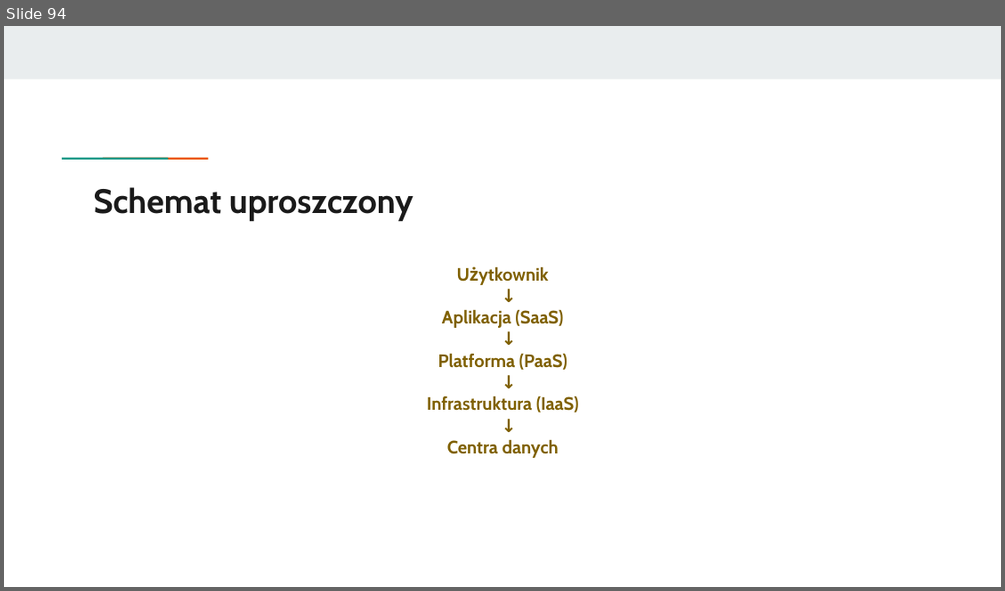
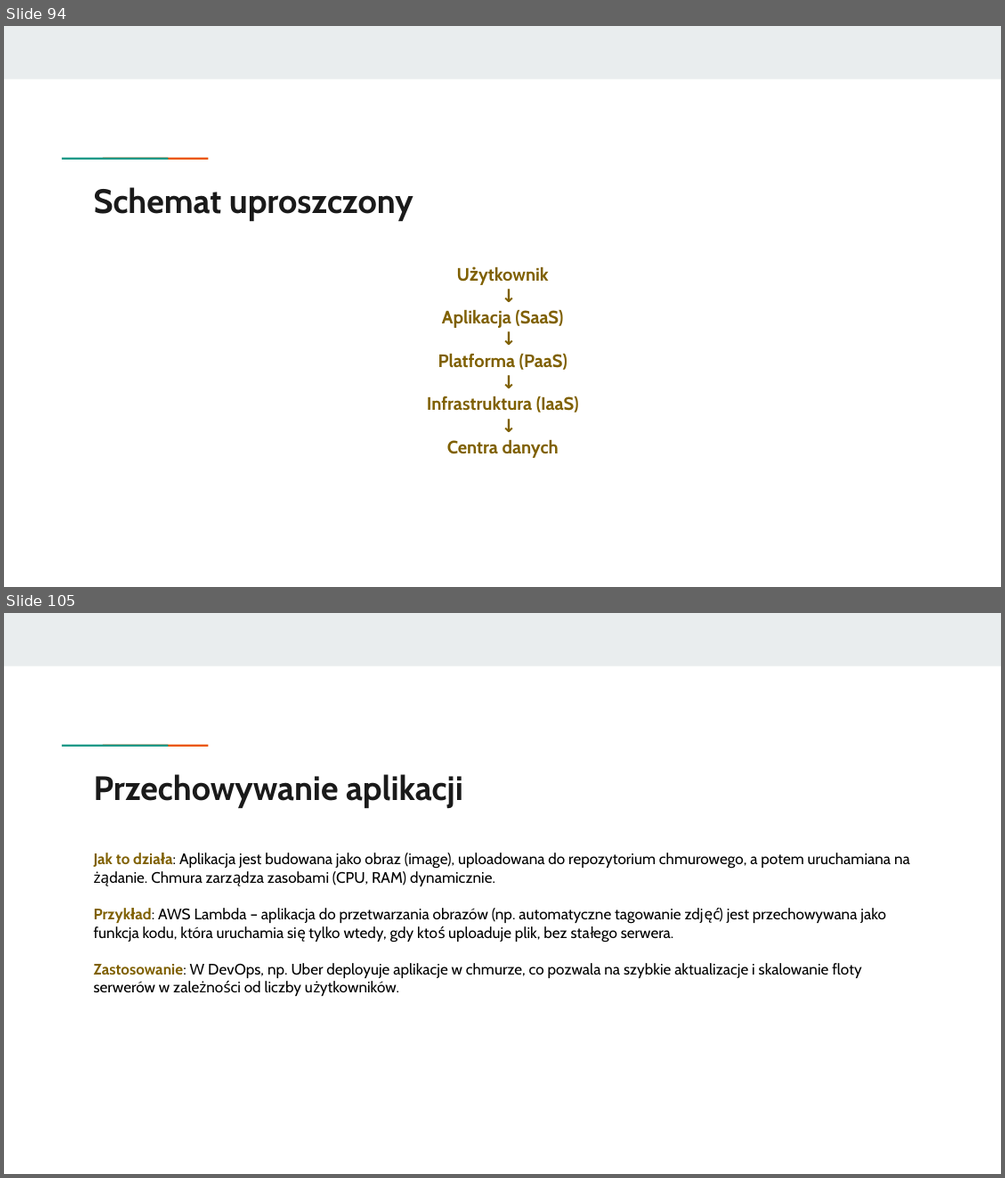
Before and after one commit to KasiaKasia/PRZEDMIOTY, a slide deck: ZASTOSOWANIE_INFORMATYKI/1A-gr_2/Zastosowanie informatyki - 1A gr. 2-plik2.pptx. Shown one above the other, each under a label of ours: slide 94 before the commit, slides 94 and 105 after it; the slides between them are not shown. The pictures are 1005x591 and 1005x1178 pixels, drawn with LibreOffice and Linux fonts; fonts in the diff are those of the drawing. Boxes give left, top, right and bottom in pixels: in the first picture for what was removed or moved away, otherwise in the second. Text is boxed around its words. In the diff, an @@ line names an element or a change of style, - is before the commit and + after.

Commit message:
[feat] - Zastosowanie informatyki

```diff
--- a/ZASTOSOWANIE_INFORMATYKI/1A-gr_2/Zastosowanie informatyki - 1A gr. 2-plik2.pptx
+++ b/ZASTOSOWANIE_INFORMATYKI/1A-gr_2/Zastosowanie informatyki - 1A gr. 2-plik2.pptx
@@ slide 105 added at (x1=4, y1=613, x2=1001, y2=1174), background #FFFFFF; not listed: 3 template elements that a slide beside it also shows @@
@@ title added at (x1=94, y1=774, x2=463, y2=808), 24.4 pt, text #1A1A1A, bold @@
+Przechowywanie aplikacji
@@ text added at (x1=94, y1=852, x2=910, y2=996), 11 pt, text #000000 @@
+Jak to działa: Aplikacja jest budowana jako obraz (image), uploadowana do repozytorium chmurowego, a potem uruchamiana na żądanie. Chmura zarządza zasobami (CPU, RAM) dynamicznie.
+Przykład: AWS Lambda – aplikacja do przetwarzania obrazów (np. automatyczne tagowanie zdjęć) jest przechowywana jako funkcja kodu, która uruchamia się tylko wtedy, gdy ktoś uploaduje plik, bez stałego serwera.
+Zastosowanie: W DevOps, np. Uber deployuje aplikacje w chmurze, co pozwala na szybkie aktualizacje i skalowanie floty serwerów w zależności od liczby użytkowników.
```
Also in this commit, not shown: 13 other slides added, 1 slide removed, 1 other file.
